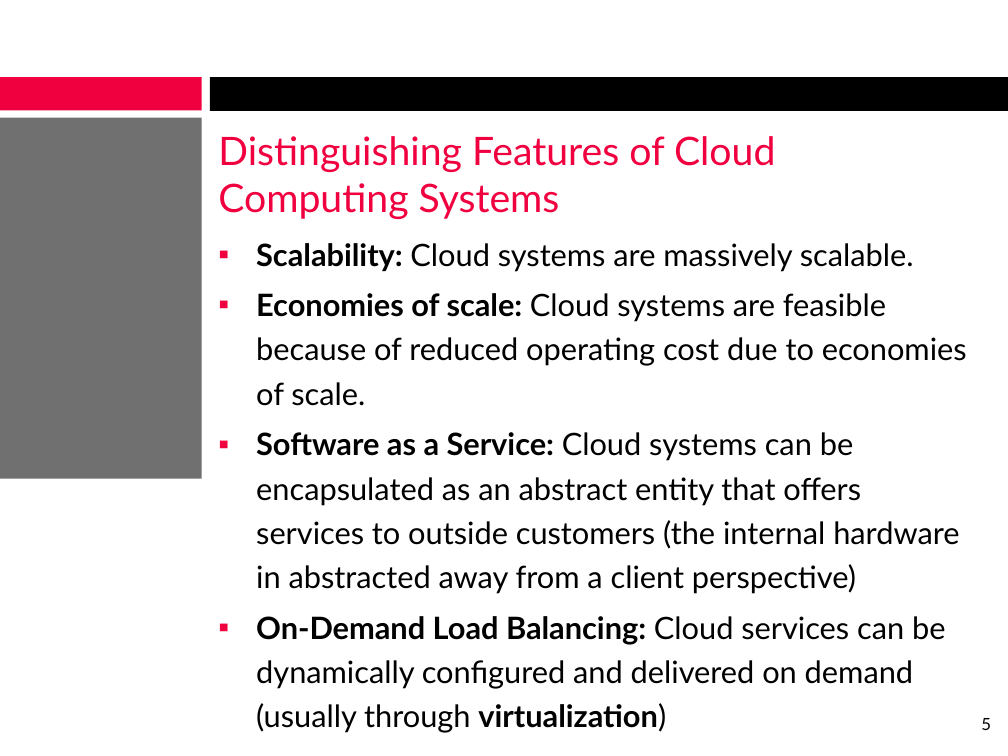
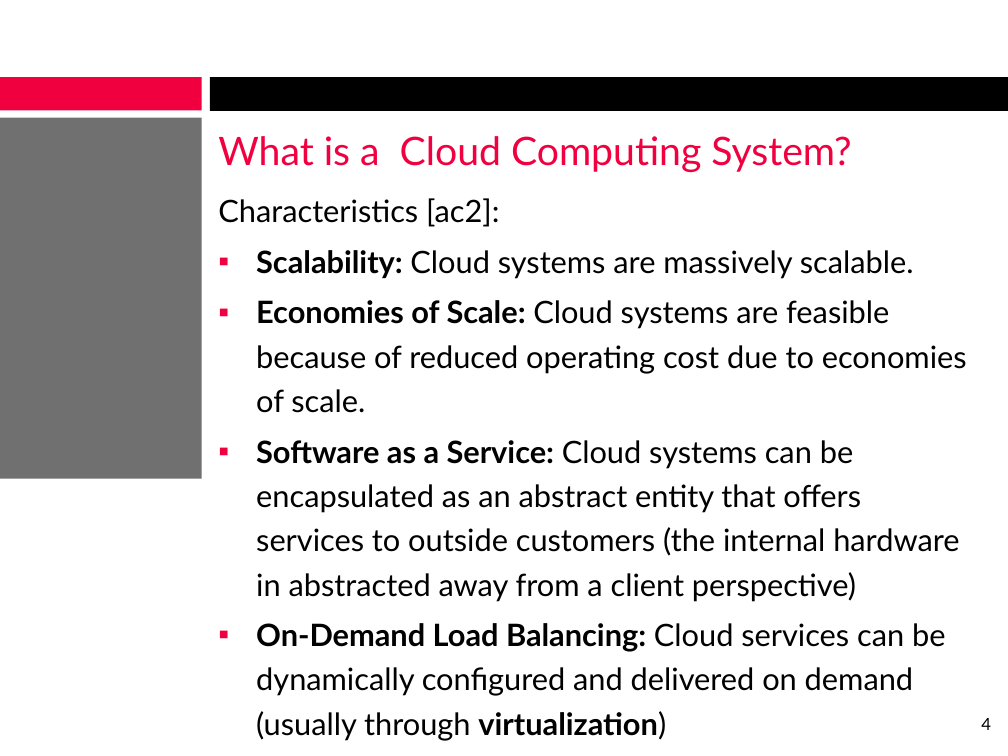
Before and after one commit to alexcraig/Sysc4806-Alarm-System, a slide deck: slide 4 of presentation_slides/Slides_AlexCraig.pptx (slide 5 before the commit). Drawn at 1008x756 pixels with LibreOffice and Linux fonts; fonts in the diff are those of the drawing; background and template pictures are left out. Boxes give left, top, right and bottom in pixels: in the first picture for what was removed or moved away, otherwise in the second. Text is boxed around its words. In the diff, an @@ line names an element or a change of style, - is before the commit and + after.

Commit message:
Revision of presentation slides.

```diff
--- a/presentation_slides/Slides_AlexCraig.pptx
+++ b/presentation_slides/Slides_AlexCraig.pptx
@@ title at (x1=218, y1=136, x2=851, y2=172): text changed @@
-Distinguishing Features of Cloud Computing Systems
+What is a Cloud Computing System?
@@ text at (x1=218, y1=198, x2=499, y2=227): paragraph added @@
+Characteristics [ac2]:
@@ text at (x1=256, y1=300, x2=967, y2=413): text changed @@
-▪ Economies of scale: Cloud systems are feasible because of reduced operating cost due to economies of scale.
+▪ Economies of Scale: Cloud systems are feasible because of reduced operating cost due to economies of scale.
@@ page number at (x1=981, y1=718, x2=991, y2=730): text changed @@
-5
+4
```
Also in this commit, not shown: 9 other slides changed, 1 slide removed.
